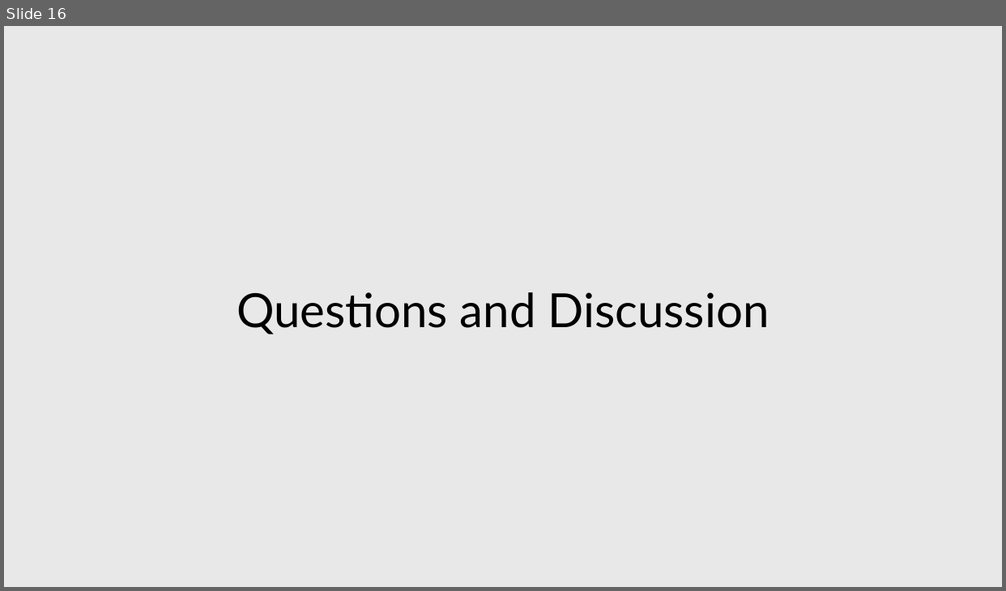
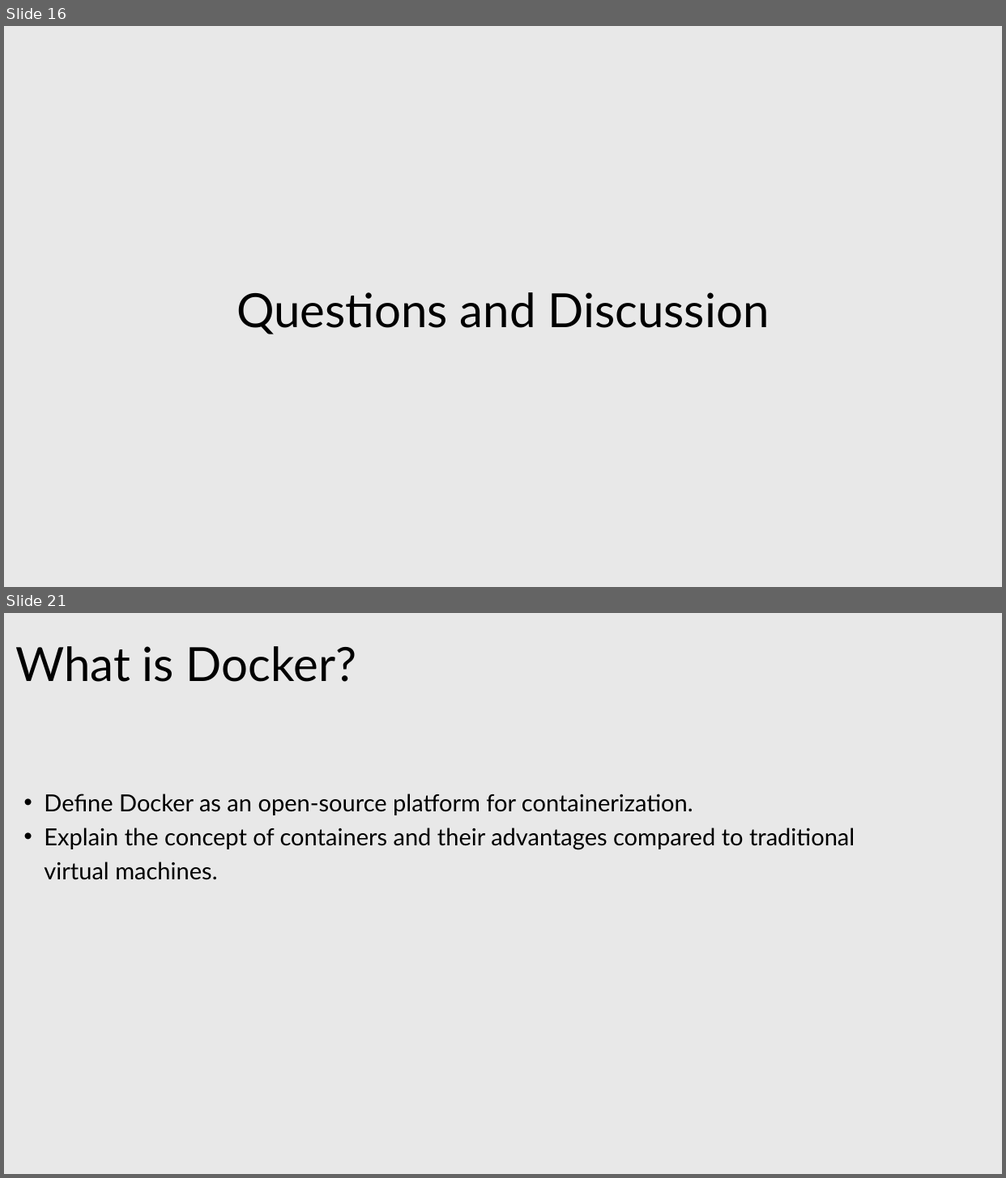
Before and after one commit to tranphuquy19/QA-DevOps-training, a slide deck: DevOps Principles and Practices for QA Professionals.pptx. Shown one above the other, each under a label of ours: slide 16 before the commit, slides 16 and 21 after it; the slides between them are not shown. The pictures are 1006x591 and 1006x1178 pixels, drawn with LibreOffice and Linux fonts; fonts in the diff are those of the drawing. Boxes give left, top, right and bottom in pixels: in the first picture for what was removed or moved away, otherwise in the second. Text is boxed around its words. In the diff, an @@ line names an element or a change of style, - is before the commit and + after.

```diff
--- a/DevOps Principles and Practices for QA Professionals.pptx
+++ b/DevOps Principles and Practices for QA Professionals.pptx
@@ slide 21 added at (x1=4, y1=613, x2=1002, y2=1174), background #E8E8E8 @@
@@ text added at (x1=15, y1=646, x2=356, y2=682), 68 pt, text #000000 @@
+What is Docker?
@@ text added at (x1=44, y1=794, x2=854, y2=880), 34 pt, text #000000 @@
+  • Define Docker as an open-source platform for containerization.
+  • Explain the concept of containers and their advantages compared to traditional virtual machines.
```
Also in this commit, not shown: 2 slides changed, 27 other slides added, 18 other files.
